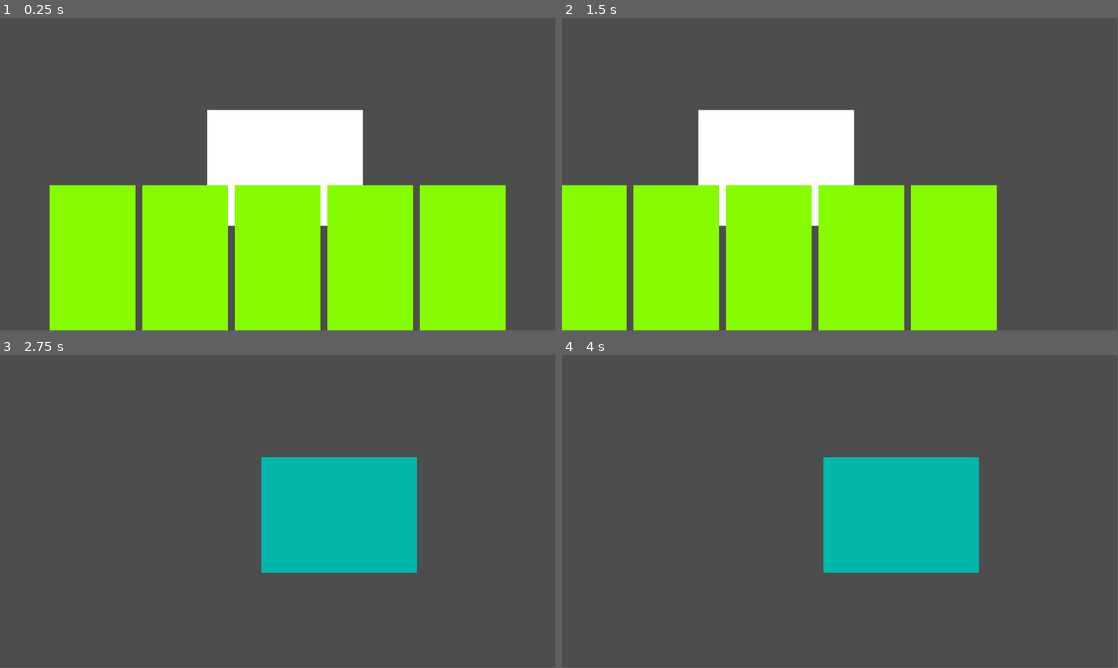
Above: before the commit, frames 1-4 (two rows, left to right).
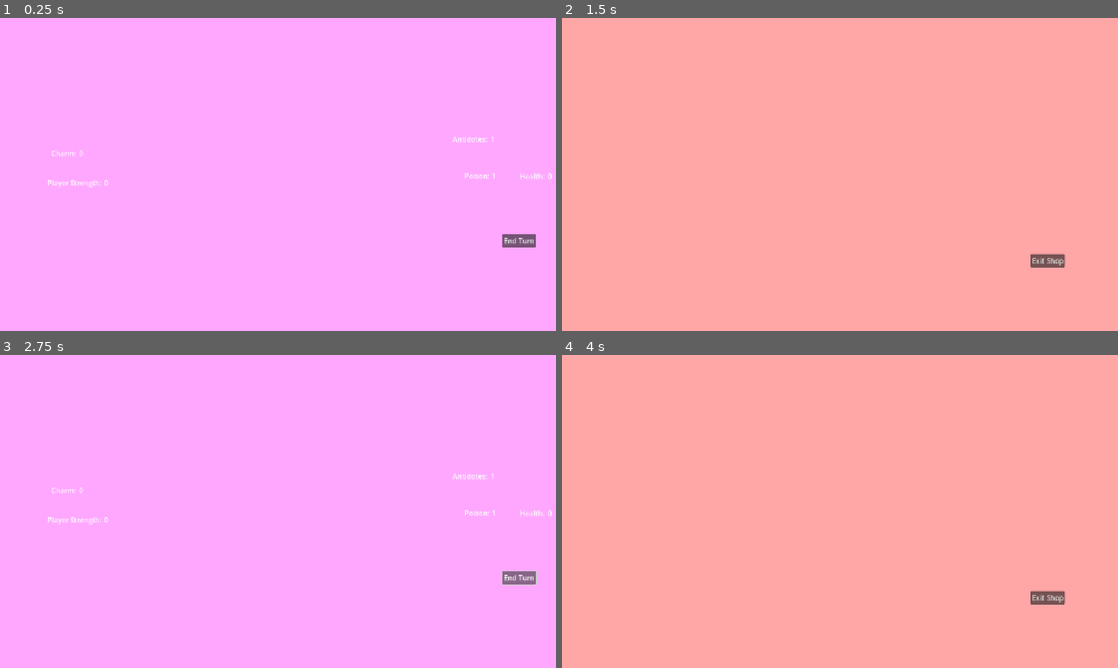
Above: after the commit, the same moments.

Repository: Novali91/Snakeeyes
Game: Godot game, scene res://01_Managers/01_StateManager/top_state_machine.tscn
Two runs of this game, one before a commit and one after it. Both use one fixed random seed, a clock stepped at 60 frames per second and the inputs below. Before the commit the project starts from res://root.tscn.
Inputs (mouse positions are in pixels of both pictures, inside the frame that each line leads up to):
- Up to frame 1 (0.25 s): no input
- Up to frame 2 (1.5 s): click (1079, 240) at 0.5 s, where only the run after the commit has a clickable "End Turn"; tap Enter at 1.25 s; hold Right (right) from 1.28 s (still down)
- Up to frame 3 (2.75 s): release Right (right) at 2.03 s; hold Left (left) from 2.03 s (still down)
- Up to frame 4 (4 s): tap Space at 2.75 s; release Left (left) at 2.78 s; hold Right (right) from 2.78 s (still down); tap Enter at 3.5 s
In our replay, the window is 799x449 before the commit and 800x450 after it. These sizes can differ from the game's own. Grey fills any space a smaller window leaves; there, only what the larger window draws over its background counts as a difference.

The runs differ from the first frame. In frame 1, 100% of the frame differs, in the area x 0-100%, y 0-100%; in frame 2, 100%; in frame 3, 100%; in frame 4, 100%.

Commit message:
changed screen size, removed text docs, created oi / out, created cam manager, updated states

Diff:
--- a/01_Managers/01_StateManager/01_States/01_SetupTurn/setup_turn_state.gd
+++ b/01_Managers/01_StateManager/01_States/01_SetupTurn/setup_turn_state.gd
@@ -1,5 +1,8 @@
 class_name SetupTurnState
 extends TopState
+
+func setup() -> void:
+	pass
 
 func enter() -> void:
 	pass
--- /dev/null
+++ b/01_Managers/01_StateManager/01_States/02_Play/ability_helper.gd
@@ -0,0 +1,6 @@
+class_name AbilityHelper
+extends Node
+
+func trigger_ability(ind: int) -> void:
+	match ind:
+		pass
--- a/01_Managers/01_StateManager/01_States/02_Play/play_state.gd
+++ b/01_Managers/01_StateManager/01_States/02_Play/play_state.gd
@@ -1,8 +1,11 @@
 class_name PlayState
 extends TopState
 
+func setup() -> void:
+	sm.end_turn_button.pressed.connect(_end_turn)
+
 func enter() -> void:
-	pass
+	_draw_cards(5)
 
 func exit() -> void:
 	pass
@@ -12,3 +15,15 @@
 
 func physics_tick(_delta: float) -> void:
 	pass
+
+func _draw_cards(num: int) -> void:
+	sm.camera_locked = true
+	# get cards from deck manager
+	# check if we need to reshuffle
+	# give them to hand manager
+
+func _drink(drink: DrinkResource) -> void:
+	pass
+
+func _end_turn() -> void:
+	sm.switch_state(sm.States.ROLL_DICE)
--- a/01_Managers/01_StateManager/01_States/03_RollDice/roll_dice_state.gd
+++ b/01_Managers/01_StateManager/01_States/03_RollDice/roll_dice_state.gd
@@ -1,5 +1,8 @@
 class_name RollDiceState
 extends TopState
+
+func setup() -> void:
+	pass
 
 func enter() -> void:
 	pass
--- a/01_Managers/01_StateManager/01_States/04_CompareStrength/compare_strength_state.gd
+++ b/01_Managers/01_StateManager/01_States/04_CompareStrength/compare_strength_state.gd
@@ -1,5 +1,8 @@
 class_name CompareStrengthState
 extends TopState
+
+func setup() -> void:
+	pass
 
 func enter() -> void:
 	pass
--- a/01_Managers/01_StateManager/01_States/05_Shop/shop_state.gd
+++ b/01_Managers/01_StateManager/01_States/05_Shop/shop_state.gd
@@ -1,5 +1,8 @@
 class_name ShopState
 extends TopState
+
+func setup() -> void:
+	pass
 
 func enter() -> void:
 	pass
--- a/01_Managers/01_StateManager/01_States/06_EndTurn/end_turn_state.gd
+++ b/01_Managers/01_StateManager/01_States/06_EndTurn/end_turn_state.gd
@@ -1,5 +1,8 @@
 class_name EndTurnState
 extends TopState
+
+func setup() -> void:
+	pass
 
 func enter() -> void:
 	pass
--- a/01_Managers/01_StateManager/01_States/07_PassOut/pass_out_state.gd
+++ b/01_Managers/01_StateManager/01_States/07_PassOut/pass_out_state.gd
@@ -1,5 +1,8 @@
 class_name PassOutState
 extends TopState
+
+func setup() -> void:
+	pass
 
 func enter() -> void:
 	pass
--- /dev/null
+++ b/01_Managers/01_StateManager/02_GameStats/game_stats.gd
@@ -0,0 +1,7 @@
+class_name GameStats
+extends Node
+
+var poison: int
+var strength: int
+var charm: int
+var score: int
--- a/01_Managers/01_StateManager/top_state_class.gd
+++ b/01_Managers/01_StateManager/top_state_class.gd
@@ -1,7 +1,10 @@
 class_name TopState
 extends Node
 
-var state_machine: TopStateMachine
+var sm: TopStateMachine
+
+func setup() -> void:
+	pass
 
 func enter() -> void:
 	pass
--- a/01_Managers/01_StateManager/top_state_machine.gd
+++ b/01_Managers/01_StateManager/top_state_machine.gd
@@ -12,23 +12,40 @@
 
 var current_state: int = States.SETUP_TURN
 
+var camera_locked: bool
+
 @onready var _state_logic_dict: Dictionary[int, TopState] = {
-	States.SETUP_TURN: $SetupTurnState,
-	States.PLAY: $PlayState,
-	States.ROLL_DICE: $RollDiceState,
-	States.COMPARE_STRENGTH: $CompareStrengthState,
-	States.SHOP: $ShopState,
-	States.PASS_OUT: $PassOutState
+	States.SETUP_TURN: $States/SetupTurnState,
+	States.PLAY: $States/PlayState,
+	States.ROLL_DICE: $States/RollDiceState,
+	States.COMPARE_STRENGTH: $States/CompareStrengthState,
+	States.SHOP: $States/ShopState,
+	States.PASS_OUT: $States/PassOutState
 }
 
 @onready var _current_state_logic: TopState = _state_logic_dict[current_state]
 
+@onready var score_bar: ScoreBar = %ScoreBar
+@onready var charm_overlay: CharmOverlay = %CharmOverlay
+@onready var poison_bar: PoisonBar = %PoisonBar
+@onready var player_strength: PlayerStrength = %PlayerStrength
+@onready var antidote_count: AntidoteCount = %AntidoteCount
+@onready var end_turn_button: EndTurnButton = %EndTurnButton
+@onready var exit_shop_button: ExitShopButton = %ExitShopButton
+
+@onready var camera_manager: CameraManager = %CameraManager
+
+
 func _ready() -> void:
 	for state: TopState in _state_logic_dict.values():
-		state.state_machine = self
+		state.sm = self
+		state.setup()
 
 func _process(delta: float) -> void:
 	_current_state_logic.process_tick(delta)
+
+	if not camera_locked:
+		_check_camera_input()
 
 func _physics_process(delta: float) -> void:
 	_current_state_logic.physics_tick(delta)
@@ -38,3 +55,10 @@
 	current_state = new_state
 	_current_state_logic = _state_logic_dict[current_state]
 	_current_state_logic.enter()
+
+func _check_camera_input() -> void:
+	if Input.is_action_just_pressed("left"):
+		camera_manager.swipe_left()
+
+	elif Input.is_action_just_pressed("right"):
+		camera_manager.swipe_right()
--- a/01_Managers/01_StateManager/top_state_machine.tscn
+++ b/01_Managers/01_StateManager/top_state_machine.tscn
@@ -3,31 +3,115 @@
 [ext_resource type="Script" uid="uid://dx0ujiglfqi5e" path="res://01_Managers/01_StateManager/top_state_machine.gd" id="1_brpme"]
 [ext_resource type="Script" uid="uid://c2nf15vbmvxwo" path="res://01_Managers/01_StateManager/01_States/01_SetupTurn/setup_turn_state.gd" id="2_n4aau"]
 [ext_resource type="Script" uid="uid://eas41130dh2s" path="res://01_Managers/01_StateManager/01_States/02_Play/play_state.gd" id="3_j2eob"]
+[ext_resource type="Script" uid="uid://cnqf2nskskbax" path="res://01_Managers/01_StateManager/01_States/02_Play/ability_helper.gd" id="4_mg5ld"]
 [ext_resource type="Script" uid="uid://blkwfhfovyhap" path="res://01_Managers/01_StateManager/01_States/03_RollDice/roll_dice_state.gd" id="4_r3ws3"]
 [ext_resource type="Script" uid="uid://buaegvoisv87c" path="res://01_Managers/01_StateManager/01_States/04_CompareStrength/compare_strength_state.gd" id="5_utsaj"]
 [ext_resource type="Script" uid="uid://dtbmyb7ae6cj6" path="res://01_Managers/01_StateManager/01_States/05_Shop/shop_state.gd" id="6_0txsc"]
 [ext_resource type="Script" uid="uid://qamd3pd3uan8" path="res://01_Managers/01_StateManager/01_States/07_PassOut/pass_out_state.gd" id="7_nvmhh"]
+[ext_resource type="PackedScene" uid="uid://co3yvks1wvd03" path="res://03_VisualInputOutput/01_ScoreBar/score_bar.tscn" id="8_1tnha"]
+[ext_resource type="Script" uid="uid://8n6gglpdm607" path="res://01_Managers/01_StateManager/01_States/06_EndTurn/end_turn_state.gd" id="8_8sj7b"]
+[ext_resource type="PackedScene" uid="uid://5odvimgwfuy1" path="res://03_VisualInputOutput/02_CharmOverlay/charm_overlay.tscn" id="9_tn0ij"]
+[ext_resource type="Script" uid="uid://b48nujih7nbem" path="res://01_Managers/01_StateManager/02_GameStats/game_stats.gd" id="10_8sj7b"]
+[ext_resource type="PackedScene" uid="uid://xs65s7uu2k0r" path="res://03_VisualInputOutput/04_PoisonBar/poison_bar.tscn" id="10_v5tm5"]
+[ext_resource type="PackedScene" uid="uid://b4th8xwlf86ht" path="res://03_VisualInputOutput/05_PlayerStrength'/player_strength.tscn" id="11_4aa5t"]
+[ext_resource type="PackedScene" uid="uid://cemkqlju26qyg" path="res://03_VisualInputOutput/06_AntidoteCount/antidote_count.tscn" id="12_mg5ld"]
+[ext_resource type="PackedScene" uid="uid://d35o5u7su4r12" path="res://03_VisualInputOutput/07_EndTurnButton/end_turn_button.tscn" id="13_8sj7b"]
+[ext_resource type="PackedScene" uid="uid://2twxyn8p5xxf" path="res://03_VisualInputOutput/08_ExitShopButton/exit_shop_button.tscn" id="14_sa73t"]
+[ext_resource type="PackedScene" uid="uid://cbygupp4jpnp6" path="res://01_Managers/06_CameraManager/camera_manager.tscn" id="15_v5tm5"]
 
-[node name="TopStateMachine" type="Node" unique_id=1340658513]
+[node name="TopStateMachine" type="Node" unique_id=741613550]
 script = ExtResource("1_brpme")
+metadata/_custom_type_script = "uid://dx0ujiglfqi5e"
 
-[node name="SetupTurnState" type="Node" parent="." unique_id=666253899]
+[node name="States" type="Node" parent="." unique_id=868300327]
+
+[node name="SetupTurnState" type="Node" parent="States" unique_id=314075310]
 script = ExtResource("2_n4aau")
+metadata/_custom_type_script = "uid://c2nf15vbmvxwo"
 
-[node name="PlayState" type="Node" parent="." unique_id=2000201399]
+[node name="PlayState" type="Node" parent="States" unique_id=109602798]
 script = ExtResource("3_j2eob")
+metadata/_custom_type_script = "uid://eas41130dh2s"
 
-[node name="RollDiceState" type="Node" parent="." unique_id=235771181]
+[node name="AbilityHelper" type="Node" parent="States/PlayState" unique_id=626357996]
+script = ExtResource("4_mg5ld")
+metadata/_custom_type_script = "uid://cnqf2nskskbax"
+
+[node name="RollDiceState" type="Node" parent="States" unique_id=1250067155]
 script = ExtResource("4_r3ws3")
+metadata/_custom_type_script = "uid://blkwfhfovyhap"
 
-[node name="CompareStrengthState" type="Node" parent="." unique_id=2032146248]
+[node name="CompareStrengthState" type="Node" parent="States" unique_id=1513698554]
 script = ExtResource("5_utsaj")
+metadata/_custom_type_script = "uid://buaegvoisv87c"
 
-[node name="ShopState" type="Node" parent="." unique_id=424455940]
+[node name="ShopState" type="Node" parent="States" unique_id=1364195686]
 script = ExtResource("6_0txsc")
+metadata/_custom_type_script = "uid://dtbmyb7ae6cj6"
 
-[node name="EndTurnState" type="Node" parent="." unique_id=1228898673]
-script = ExtResource("6_0txsc")
+[node name="EndTurnState" type="Node" parent="States" unique_id=1885763960]
+script = ExtResource("8_8sj7b")
+metadata/_custom_type_script = "uid://8n6gglpdm607"
 
-[node name="PassOutState" type="Node" parent="." unique_id=377134343]
+[node name="PassOutState" type="Node" parent="States" unique_id=1618980514]
 script = ExtResource("7_nvmhh")
+metadata/_custom_type_script = "uid://qamd3pd3uan8"
+
+[node name="GameStats" type="Node" parent="." unique_id=539309303]
+script = ExtResource("10_8sj7b")
+metadata/_custom_type_script = "uid://b48nujih7nbem"
+
+[node name="Background" type="Node2D" parent="." unique_id=707012221]
+
+[node name="LeftScreen" type="ColorRect" parent="Background" unique_id=1833579260]
+custom_minimum_size = Vector2(1280, 720)
+offset_right = 1280.0
+offset_bottom = 720.0
+color = Color(0.65999997, 0.6713333, 1, 1)
+
+[node name="MidScreen" type="ColorRect" parent="Background" unique_id=1359726243]
+custom_minimum_size = Vector2(1280, 720)
+offset_left = 1280.0
+offset_right = 2560.0
+offset_bottom = 720.0
+color = Color(1, 0.654902, 1, 1)
+
+[node name="RightScreen" type="ColorRect" parent="Background" unique_id=2070989509]
+custom_minimum_size = Vector2(1280, 720)
+offset_left = 2560.0
+offset_right = 3840.0
+offset_bottom = 720.0
+color = Color(1, 0.65, 0.65, 1)
+
+[node name="VisualInputOutput" type="Node2D" parent="." unique_id=881169245]
+
+[node name="ScoreBar" parent="VisualInputOutput" unique_id=292557974 instance=ExtResource("8_1tnha")]
+unique_name_in_owner = true
+position = Vector2(2477, 353)
+
+[node name="CharmOverlay" parent="VisualInputOutput" unique_id=1000792462 instance=ExtResource("9_tn0ij")]
+unique_name_in_owner = true
+position = Vector2(1398, 300)
+
+[node name="PoisonBar" parent="VisualInputOutput" unique_id=674401828 instance=ExtResource("10_v5tm5")]
+unique_name_in_owner = true
+position = Vector2(2349, 352)
+
+[node name="PlayerStrength" parent="VisualInputOutput" unique_id=940870006 instance=ExtResource("11_4aa5t")]
+unique_name_in_owner = true
+position = Vector2(1389, 368)
+
+[node name="AntidoteCount" parent="VisualInputOutput" unique_id=818012555 instance=ExtResource("12_mg5ld")]
+unique_name_in_owner = true
+position = Vector2(2322, 267)
+
+[node name="EndTurnButton" parent="VisualInputOutput" unique_id=462742653 instance=ExtResource("13_8sj7b")]
+unique_name_in_owner = true
+position = Vector2(2436, 497)
+
+[node name="ExitShopButton" parent="VisualInputOutput" unique_id=964548035 instance=ExtResource("14_sa73t")]
+unique_name_in_owner = true
+position = Vector2(3638, 543)
+
+[node name="CameraManager" parent="." unique_id=634864132 instance=ExtResource("15_v5tm5")]
+unique_name_in_owner = true
--- /dev/null
+++ b/01_Managers/06_CameraManager/camera_manager.gd
@@ -0,0 +1,30 @@
+class_name CameraManager
+extends Node2D
+
+signal done_moving()
+
+@onready var camera: Camera2D = $Camera2D
+
+var _current_ind: int = 1
+
+func _ready() -> void:
+	camera.global_position = Vector2(1280 * 1.5, 720 / 2.)
+
+func move_screen(screen_ind: int) -> void:
+	if screen_ind == _current_ind:
+		done_moving.emit()
+		return
+
+	_current_ind = screen_ind
+	camera.global_position.x = (_current_ind + 0.5) * 1280
+	done_moving.emit()
+
+func swipe_left() -> void:
+	var new_ind = _current_ind - 1
+	if new_ind >= 0:
+		move_screen(new_ind)
+
+func swipe_right() -> void:
+	var new_ind = _current_ind + 1
+	if new_ind < 3:
+		move_screen(new_ind)
--- /dev/null
+++ b/01_Managers/06_CameraManager/camera_manager.tscn
@@ -0,0 +1,10 @@
+[gd_scene format=3 uid="uid://cbygupp4jpnp6"]
+
+[ext_resource type="Script" uid="uid://d30y0q47xsgt0" path="res://01_Managers/06_CameraManager/camera_manager.gd" id="1_5qfpc"]
+
+[node name="CameraManager" type="Node2D" unique_id=1135895677]
+script = ExtResource("1_5qfpc")
+metadata/_custom_type_script = "uid://d30y0q47xsgt0"
+
+[node name="Camera2D" type="Camera2D" parent="." unique_id=97266164]
+position = Vector2(640, 360)
--- /dev/null
+++ b/03_VisualInputOutput/01_ScoreBar/score_bar.gd
@@ -0,0 +1,7 @@
+class_name ScoreBar
+extends Node2D
+
+@onready var input: Label = $Input
+
+func set_value(val: int) -> void:
+	input.text = str(val)
--- /dev/null
+++ b/03_VisualInputOutput/01_ScoreBar/score_bar.tscn
@@ -0,0 +1,18 @@
+[gd_scene format=3 uid="uid://co3yvks1wvd03"]
+
+[ext_resource type="Script" uid="uid://dhidk03elcsg1" path="res://03_VisualInputOutput/01_ScoreBar/score_bar.gd" id="1_frerc"]
+
+[node name="HealthBar" type="Node2D" unique_id=958898566]
+script = ExtResource("1_frerc")
+metadata/_custom_type_script = "uid://dhidk03elcsg1"
+
+[node name="Label" type="Label" parent="." unique_id=1081740439]
+offset_right = 40.0
+offset_bottom = 23.0
+text = "Health: "
+
+[node name="Input" type="Label" parent="." unique_id=1917417763]
+offset_left = 64.0
+offset_right = 125.0
+offset_bottom = 23.0
+text = "0"
--- /dev/null
+++ b/03_VisualInputOutput/02_CharmOverlay/charm_overlay.gd
@@ -0,0 +1,7 @@
+class_name CharmOverlay
+extends Node2D
+
+@onready var input: Label = $Input
+
+func set_value(val: int) -> void:
+	input.text = str(val)
--- /dev/null
+++ b/03_VisualInputOutput/02_CharmOverlay/charm_overlay.tscn
@@ -0,0 +1,18 @@
+[gd_scene format=3 uid="uid://5odvimgwfuy1"]
+
+[ext_resource type="Script" uid="uid://dkn3vaawwn56" path="res://03_VisualInputOutput/02_CharmOverlay/charm_overlay.gd" id="1_sy3cc"]
+
+[node name="CharmOverlay" type="Node2D" unique_id=213505803]
+script = ExtResource("1_sy3cc")
+metadata/_custom_type_script = "uid://dkn3vaawwn56"
+
+[node name="Label" type="Label" parent="." unique_id=1103381657]
+offset_right = 40.0
+offset_bottom = 23.0
+text = "Charm:"
+
+[node name="Input" type="Label" parent="." unique_id=443741357]
+offset_left = 64.0
+offset_right = 125.0
+offset_bottom = 23.0
+text = "0"
--- /dev/null
+++ b/03_VisualInputOutput/04_PoisonBar/poison_bar.gd
@@ -0,0 +1,7 @@
+class_name PoisonBar
+extends Node2D
+
+@onready var input: Label = $Input
+
+func set_value(val: int) -> void:
+	input.text = str(val)
--- /dev/null
+++ b/03_VisualInputOutput/04_PoisonBar/poison_bar.tscn
@@ -0,0 +1,18 @@
+[gd_scene format=3 uid="uid://xs65s7uu2k0r"]
+
+[ext_resource type="Script" uid="uid://c6wawj3dlldt1" path="res://03_VisualInputOutput/04_PoisonBar/poison_bar.gd" id="1_mq5yv"]
+
+[node name="PoisonBar" type="Node2D" unique_id=1869495971]
+script = ExtResource("1_mq5yv")
+metadata/_custom_type_script = "uid://c6wawj3dlldt1"
+
+[node name="Label" type="Label" parent="." unique_id=73514371]
+offset_right = 40.0
+offset_bottom = 23.0
+text = "Poison: "
+
+[node name="Input" type="Label" parent="." unique_id=2011245053]
+offset_left = 64.0
+offset_right = 125.0
+offset_bottom = 23.0
+text = "1"
--- /dev/null
+++ b/03_VisualInputOutput/05_PlayerStrength'/player_strength.gd
@@ -0,0 +1,7 @@
+class_name PlayerStrength
+extends Node2D
+
+@onready var input: Label = $Input
+
+func set_health(val: int) -> void:
+	input.text = str(val)
--- /dev/null
+++ b/03_VisualInputOutput/05_PlayerStrength'/player_strength.tscn
@@ -0,0 +1,18 @@
+[gd_scene format=3 uid="uid://b4th8xwlf86ht"]
+
+[ext_resource type="Script" uid="uid://blafpy8fea7fb" path="res://03_VisualInputOutput/05_PlayerStrength'/player_strength.gd" id="1_wxbxo"]
+
+[node name="PlayerStrength" type="Node2D" unique_id=1002047189]
+script = ExtResource("1_wxbxo")
+metadata/_custom_type_script = "uid://blafpy8fea7fb"
+
+[node name="Label" type="Label" parent="." unique_id=1620170818]
+offset_right = 40.0
+offset_bottom = 23.0
+text = "Player Strength: "
+
+[node name="Input" type="Label" parent="." unique_id=1917306564]
+offset_left = 131.0
+offset_right = 192.0
+offset_bottom = 23.0
+text = "0"
--- /dev/null
+++ b/03_VisualInputOutput/06_AntidoteCount/antidote_count.gd
@@ -0,0 +1,7 @@
+class_name AntidoteCount
+extends Node2D
+
+@onready var input: Label = $Input
+
+func set_health(val: int) -> void:
+	input.text = str(val)
--- /dev/null
+++ b/03_VisualInputOutput/06_AntidoteCount/antidote_count.tscn
@@ -0,0 +1,18 @@
+[gd_scene format=3 uid="uid://cemkqlju26qyg"]
+
+[ext_resource type="Script" uid="uid://dk0r4o7wi2pac" path="res://03_VisualInputOutput/06_AntidoteCount/antidote_count.gd" id="1_70ru4"]
+
+[node name="AntidoteCount" type="Node2D" unique_id=1943998165]
+script = ExtResource("1_70ru4")
+metadata/_custom_type_script = "uid://dk0r4o7wi2pac"
+
+[node name="Label" type="Label" parent="." unique_id=529236534]
+offset_right = 40.0
+offset_bottom = 23.0
+text = "Antidotes: "
+
+[node name="Input" type="Label" parent="." unique_id=783952880]
+offset_left = 88.0
+offset_right = 149.0
+offset_bottom = 23.0
+text = "1"
--- /dev/null
+++ b/03_VisualInputOutput/07_EndTurnButton/end_turn_button.gd
@@ -0,0 +1,12 @@
+class_name EndTurnButton
+extends Node2D
+
+signal pressed()
+
+@onready var button: Button = $Button
+
+func _ready() -> void:
+	button.pressed.connect(_button_pressed)
+
+func _button_pressed() -> void:
+	pressed.emit()
--- /dev/null
+++ b/03_VisualInputOutput/07_EndTurnButton/end_turn_button.tscn
@@ -0,0 +1,12 @@
+[gd_scene format=3 uid="uid://d35o5u7su4r12"]
+
+[ext_resource type="Script" uid="uid://dtrgbb83biosd" path="res://03_VisualInputOutput/07_EndTurnButton/end_turn_button.gd" id="1_k3mef"]
+
+[node name="EndTurnButton" type="Node2D" unique_id=1874088731]
+script = ExtResource("1_k3mef")
+metadata/_custom_type_script = "uid://dtrgbb83biosd"
+
+[node name="Button" type="Button" parent="." unique_id=260880145]
+offset_right = 8.0
+offset_bottom = 8.0
+text = "End Turn"
--- /dev/null
+++ b/03_VisualInputOutput/08_ExitShopButton/exit_shop_button.gd
@@ -0,0 +1,12 @@
+class_name ExitShopButton
+extends Node2D
+
+signal pressed()
+
+@onready var button: Button = $Button
+
+func _ready() -> void:
+	button.pressed.connect(_button_pressed)
+
+func _button_pressed() -> void:
+	pressed.emit()
--- /dev/null
+++ b/03_VisualInputOutput/08_ExitShopButton/exit_shop_button.tscn
@@ -0,0 +1,12 @@
+[gd_scene format=3 uid="uid://2twxyn8p5xxf"]
+
+[ext_resource type="Script" uid="uid://da70ujl75n64v" path="res://03_VisualInputOutput/08_ExitShopButton/exit_shop_button.gd" id="1_3bnlq"]
+
+[node name="ExitShopButton" type="Node2D" unique_id=2055446944]
+script = ExtResource("1_3bnlq")
+metadata/_custom_type_script = "uid://da70ujl75n64v"
+
+[node name="Button" type="Button" parent="." unique_id=1695694040]
+offset_right = 8.0
+offset_bottom = 8.0
+text = "Exit Shop"
--- a/project.godot
+++ b/project.godot
@@ -15,9 +15,15 @@
 [application]
 
 config/name="Snake Eyes"
-run/main_scene="res://root.tscn"
+run/main_scene="uid://yt1ucroojbxf"
 config/features=PackedStringArray("4.6", "GL Compatibility")
 config/icon="res://icon.svg"
+
+[display]
+
+window/size/viewport_width=1280
+window/size/viewport_height=720
+window/stretch/mode="canvas_items"
 
 [file_customization]
 
Not shown, added: 01_Managers/01_StateManager/01_States/02_Play/ability_helper.gd.uid
Not shown, added: 01_Managers/01_StateManager/02_GameStats/game_stats.gd.uid
Not shown, added: 01_Managers/06_CameraManager/camera_manager.gd.uid
Not shown, added: 03_VisualInputOutput/01_ScoreBar/score_bar.gd.uid
Not shown, added: 03_VisualInputOutput/02_CharmOverlay/charm_overlay.gd.uid
Not shown, added: 03_VisualInputOutput/04_PoisonBar/poison_bar.gd.uid
Not shown, added: 03_VisualInputOutput/05_PlayerStrength'/player_strength.gd.uid
Not shown, added: 03_VisualInputOutput/06_AntidoteCount/antidote_count.gd.uid
Not shown, added: 03_VisualInputOutput/07_EndTurnButton/end_turn_button.gd.uid
Not shown, added: 03_VisualInputOutput/08_ExitShopButton/exit_shop_button.gd.uid
Not shown, removed: New Text Document.txt
Not shown, removed: test.txt
